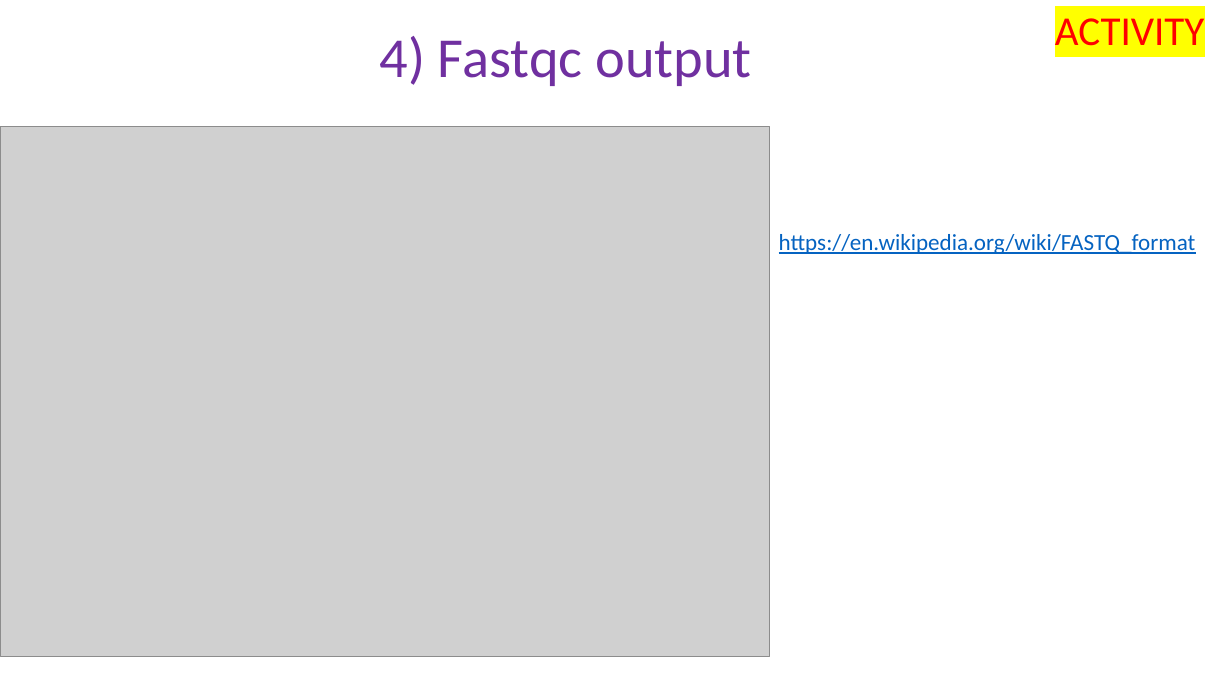
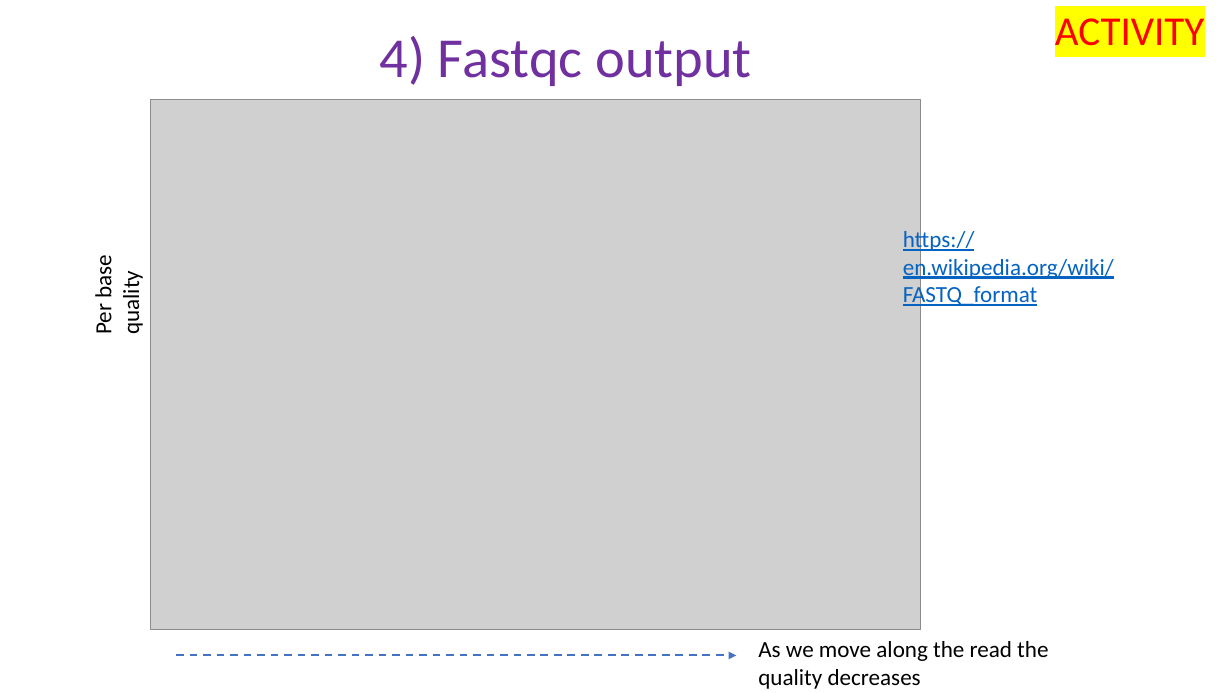
Before and after one commit to peterthorpe5/genome_assembly_workshop, a slide deck: slide 8 of powerpoint/6_assembly.pptx (slide 7 before the commit). Drawn at 1232x693 pixels with LibreOffice and Linux fonts; fonts in the diff are those of the drawing; grey boxes stand for pictures. Boxes give left, top, right and bottom in pixels: in the first picture for what was removed or moved away, otherwise in the second. Text is boxed around its words. In the diff, an @@ line names an element or a change of style, - is before the commit and + after.

```diff
--- a/powerpoint/6_assembly.pptx
+++ b/powerpoint/6_assembly.pptx
@@ picture moved from (x1=0, y1=126, x2=770, y2=656) to (x1=151, y1=99, x2=921, y2=629) @@
@@ text "https://en.wikipedia.org/wiki/FASTQ_format" rewrapped from (x1=779, y1=234, x2=1196, y2=254) to (x1=903, y1=227, x2=1114, y2=309) @@
@@ text added at (x1=89, y1=259, x2=145, y2=333), 18 pt, text #000000 @@
+Per base quality
@@ arrow added from (177, 655) to (737, 655), #4472C4 1.5 pt dashed @@
@@ text added at (x1=758, y1=641, x2=1048, y2=689), 18 pt, text #000000 @@
+As we move along the read the quality decreases
```
Also in this commit, not shown: 12 other slides changed, 8 slides added.
